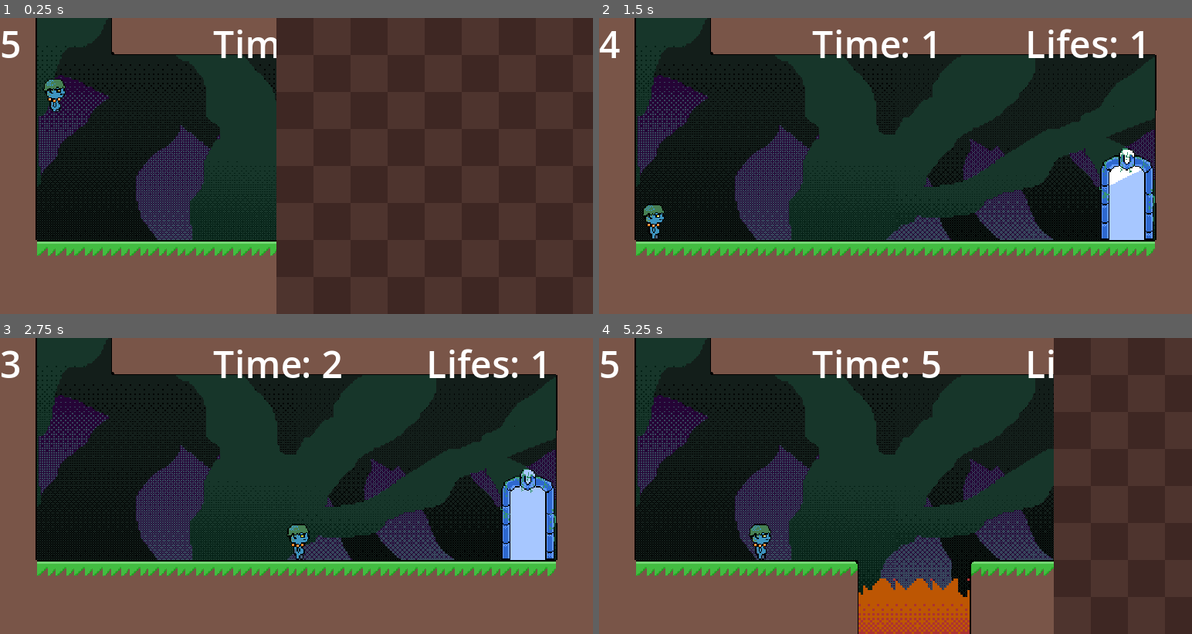
Above: before the commit, frames 1-4 (two rows, left to right).
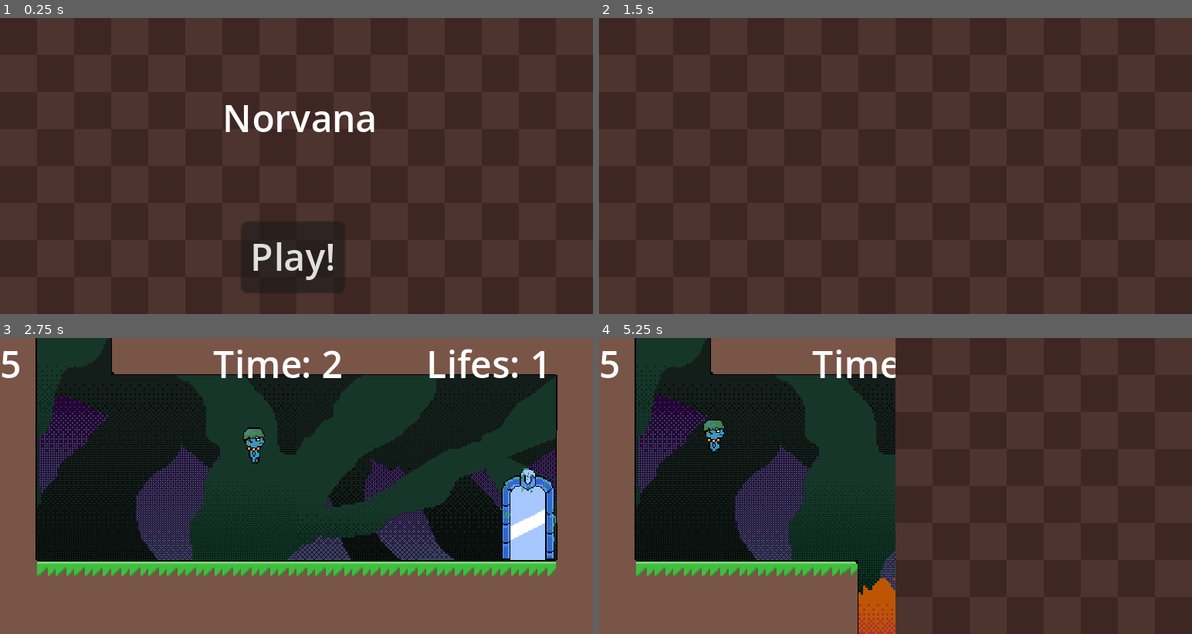
Above: after the commit, the same moments.

Repository: KeichiTS/Go-Godot-Jam-4
Game: Godot game, scene res://scenes/title_screen.tscn
Two runs of this game, one before a commit and one after it. Both use one fixed random seed, a clock stepped at 60 frames per second and the inputs below. Before the commit the project starts from res://scenes/Levels/level_1.tscn.
Inputs (mouse positions are in pixels of both pictures, inside the frame that each line leads up to):
- Up to frame 1 (0.25 s): no input
- Up to frame 2 (1.5 s): click (889, 257) at 0.5 s, where only the run after the commit has a clickable "Play!"; click (889, 257) at 1.25 s, where only the run after the commit has a clickable "Play!"
- Up to frame 3 (2.75 s): hold Right (ui_right) from 2.03 s (still down); tap E (carrying) at 2.1 s; tap Space (ui_jump) at 2.27, 2.3, 2.57 s
- Up to frame 4 (5.25 s): tap Space (ui_jump) at 2.85, 3.02, 3.32, 3.8, 4.52, 4.82, 5.1 s; tap E (carrying) at 3.05, 3.6, 4.35 s; release Right (ui_right) at 3.53 s; hold Left (ui_left) 3.53-4.28 s; tap Enter at 4.25 s; hold Right (ui_right) from 4.28 s (still down)

The runs differ from the first frame. In frame 1, 49% of the frame differs, in the area x 0-64%, y 0-100%; in frame 2, 100%, in the area x 0-100%, y 0-100%; in frame 3, 1.1%; in frame 4, 27%.
Error after the commit: Cannot call method 'change_scene_to_file' on a null value. (res://scripts/title_screen.gd:18)

Commit message:
sfx

Diff:
--- a/project.godot
+++ b/project.godot
@@ -11,7 +11,7 @@
 [application]
 
 config/name="Go Godot Jam #4"
-run/main_scene="res://scenes/Levels/Level_1.tscn"
+run/main_scene="res://scenes/title_screen.tscn"
 config/features=PackedStringArray("4.0", "GL Compatibility")
 config/icon="res://icon.svg"
 
--- a/scenes/Levels/level_20.tscn
+++ b/scenes/Levels/level_20.tscn
@@ -10,6 +10,21 @@
 [ext_resource type="PackedScene" uid="uid://bwnrfj0deacsq" path="res://scenes/arbalest.tscn" id="8_gf3gl"]
 [ext_resource type="PackedScene" uid="uid://dwx257vpuij3e" path="res://scenes/carrying_object.tscn" id="9_f8vpo"]
 [ext_resource type="Texture2D" uid="uid://bpp7wpp6nawep" path="res://assets/Background.png" id="10_w1fwt"]
+
+[sub_resource type="Animation" id="Animation_fymlb"]
+length = 0.001
+tracks/0/type = "value"
+tracks/0/imported = false
+tracks/0/enabled = true
+tracks/0/path = NodePath("Game_logo:position")
+tracks/0/interp = 1
+tracks/0/loop_wrap = true
+tracks/0/keys = {
+"times": PackedFloat32Array(0),
+"transitions": PackedFloat32Array(1),
+"update": 0,
+"values": [Vector2(-128, 64)]
+}
 
 [sub_resource type="Animation" id="Animation_4tgju"]
 resource_name = "event1"
@@ -25,21 +40,6 @@
 "transitions": PackedFloat32Array(1, 1),
 "update": 0,
 "values": [Vector2(128, 64), Vector2(384, 64)]
-}
-
-[sub_resource type="Animation" id="Animation_fymlb"]
-length = 0.001
-tracks/0/type = "value"
-tracks/0/imported = false
-tracks/0/enabled = true
-tracks/0/path = NodePath("Game_logo:position")
-tracks/0/interp = 1
-tracks/0/loop_wrap = true
-tracks/0/keys = {
-"times": PackedFloat32Array(0),
-"transitions": PackedFloat32Array(1),
-"update": 0,
-"values": [Vector2(-128, 64)]
 }
 
 [sub_resource type="Animation" id="Animation_kl0fg"]
--- a/scenes/altar.tscn
+++ b/scenes/altar.tscn
@@ -1,6 +1,7 @@
-[gd_scene load_steps=3 format=3 uid="uid://ehhd7hk2e4c1"]
+[gd_scene load_steps=4 format=3 uid="uid://ehhd7hk2e4c1"]
 
 [ext_resource type="Script" path="res://scripts/Altar.gd" id="1_fep1k"]
+[ext_resource type="AudioStream" uid="uid://cqkj2dwk1sj7a" path="res://sfx/Powerup.wav" id="2_thg5v"]
 
 [sub_resource type="RectangleShape2D" id="RectangleShape2D_qr244"]
 size = Vector2(16, 16)
@@ -21,5 +22,9 @@
 offset_bottom = 8.0
 color = Color(0.890196, 0.921569, 0, 1)
 
+[node name="Sfx" type="AudioStreamPlayer" parent="."]
+stream = ExtResource("2_thg5v")
+volume_db = -15.0
+
 [connection signal="area_entered" from="." to="." method="_on_area_entered"]
 [connection signal="body_entered" from="." to="." method="_on_body_entered"]
--- a/scenes/arbalest.tscn
+++ b/scenes/arbalest.tscn
@@ -1,7 +1,8 @@
-[gd_scene load_steps=4 format=3 uid="uid://bwnrfj0deacsq"]
+[gd_scene load_steps=5 format=3 uid="uid://bwnrfj0deacsq"]
 
 [ext_resource type="Script" path="res://scripts/arbalest.gd" id="1_kqaap"]
 [ext_resource type="Texture2D" uid="uid://5xbrco4ub3dj" path="res://assets/objects_sprites/Arbalest.png" id="2_yvb5t"]
+[ext_resource type="AudioStream" uid="uid://cl8bf0h1wombp" path="res://sfx/hit1.wav" id="3_gyqvy"]
 
 [sub_resource type="RectangleShape2D" id="RectangleShape2D_ip2jw"]
 size = Vector2(15, 4)
@@ -23,4 +24,7 @@
 [node name="Timer" type="Timer" parent="."]
 autostart = true
 
+[node name="Sfx" type="AudioStreamPlayer" parent="."]
+stream = ExtResource("3_gyqvy")
+
 [connection signal="timeout" from="Timer" to="." method="_on_timer_timeout"]
--- a/scenes/door.tscn
+++ b/scenes/door.tscn
@@ -1,7 +1,8 @@
-[gd_scene load_steps=12 format=3 uid="uid://ccw6jyqh30dmk"]
+[gd_scene load_steps=13 format=3 uid="uid://ccw6jyqh30dmk"]
 
 [ext_resource type="Script" path="res://scripts/door.gd" id="1_mdc7i"]
 [ext_resource type="Texture2D" uid="uid://clypp2kwu376w" path="res://assets/sprites_asepsprite/door.png" id="2_escv2"]
+[ext_resource type="AudioStream" uid="uid://bjhb02v4pvoah" path="res://sfx/blast.wav" id="3_v1u4q"]
 
 [sub_resource type="RectangleShape2D" id="RectangleShape2D_gj1hk"]
 size = Vector2(21, 61)
@@ -43,6 +44,18 @@
 "transitions": PackedFloat32Array(1),
 "update": 0,
 "values": [Vector2(0, -60)]
+}
+tracks/3/type = "value"
+tracks/3/imported = false
+tracks/3/enabled = true
+tracks/3/path = NodePath("Door/Sfx:playing")
+tracks/3/interp = 1
+tracks/3/loop_wrap = true
+tracks/3/keys = {
+"times": PackedFloat32Array(0),
+"transitions": PackedFloat32Array(1),
+"update": 1,
+"values": [false]
 }
 
 [sub_resource type="Animation" id="Animation_lc5i2"]
@@ -84,6 +97,18 @@
 "update": 0,
 "values": [Vector2(0, -121), Vector2(0, -62)]
 }
+tracks/3/type = "value"
+tracks/3/imported = false
+tracks/3/enabled = true
+tracks/3/path = NodePath("Door/Sfx:playing")
+tracks/3/interp = 1
+tracks/3/loop_wrap = true
+tracks/3/keys = {
+"times": PackedFloat32Array(0),
+"transitions": PackedFloat32Array(1),
+"update": 1,
+"values": [true]
+}
 
 [sub_resource type="Animation" id="Animation_pnv3u"]
 resource_name = "opening"
@@ -123,6 +148,18 @@
 "transitions": PackedFloat32Array(1, 1),
 "update": 0,
 "values": [Vector2(0, -60), Vector2(0, -121)]
+}
+tracks/3/type = "value"
+tracks/3/imported = false
+tracks/3/enabled = true
+tracks/3/path = NodePath("Door/Sfx:playing")
+tracks/3/interp = 1
+tracks/3/loop_wrap = true
+tracks/3/keys = {
+"times": PackedFloat32Array(0),
+"transitions": PackedFloat32Array(1),
+"update": 1,
+"values": [true]
 }
 
 [sub_resource type="AnimationLibrary" id="AnimationLibrary_68n1s"]
@@ -193,3 +230,6 @@
 frame_progress = 0.26688
 speed_scale = 0.986
 centered = false
+
+[node name="Sfx" type="AudioStreamPlayer" parent="."]
+stream = ExtResource("3_v1u4q")
--- /dev/null
+++ b/scenes/end_screen.tscn
@@ -0,0 +1,28 @@
+[gd_scene load_steps=3 format=3 uid="uid://bie1s6bg5rfmw"]
+
+[ext_resource type="Script" path="res://scripts/end_screen.gd" id="1_f60as"]
+[ext_resource type="Texture2D" uid="uid://bpp7wpp6nawep" path="res://assets/Background.png" id="2_w7sfm"]
+
+[node name="Title_screen" type="Node"]
+script = ExtResource("1_f60as")
+
+[node name="Background" type="Sprite2D" parent="."]
+position = Vector2(128, 64)
+texture = ExtResource("2_w7sfm")
+
+[node name="thks" type="Label" parent="."]
+offset_top = 32.0
+offset_right = 256.0
+offset_bottom = 58.0
+text = "Thanks for Playing!"
+horizontal_alignment = 1
+vertical_alignment = 1
+
+[node name="play_again" type="Button" parent="."]
+offset_left = 83.0
+offset_top = 88.0
+offset_right = 174.0
+offset_bottom = 119.0
+text = "Play again!"
+
+[connection signal="pressed" from="play_again" to="." method="_on_play_again_pressed"]
--- a/scenes/lava_ball.tscn
+++ b/scenes/lava_ball.tscn
@@ -1,6 +1,7 @@
-[gd_scene load_steps=6 format=3 uid="uid://c42ga5jvyv3qa"]
+[gd_scene load_steps=7 format=3 uid="uid://c42ga5jvyv3qa"]
 
 [ext_resource type="Script" path="res://scripts/Lava_ball.gd" id="1_fru7i"]
+[ext_resource type="AudioStream" uid="uid://yoxv0fn85d0g" path="res://sfx/echosplosion.wav" id="2_hy3va"]
 
 [sub_resource type="RectangleShape2D" id="RectangleShape2D_5wcsg"]
 size = Vector2(8, 8)
@@ -19,6 +20,18 @@
 "update": 0,
 "values": [Vector2(0, 0)]
 }
+tracks/1/type = "value"
+tracks/1/imported = false
+tracks/1/enabled = true
+tracks/1/path = NodePath("Sfx:playing")
+tracks/1/interp = 1
+tracks/1/loop_wrap = true
+tracks/1/keys = {
+"times": PackedFloat32Array(0),
+"transitions": PackedFloat32Array(1),
+"update": 1,
+"values": [false]
+}
 
 [sub_resource type="Animation" id="Animation_ytm57"]
 resource_name = "event"
@@ -35,6 +48,18 @@
 "transitions": PackedFloat32Array(1, 1, 1, 1),
 "update": 0,
 "values": [Vector2(0, 0), Vector2(0, -48), Vector2(0, -48), Vector2(0, 0)]
+}
+tracks/1/type = "value"
+tracks/1/imported = false
+tracks/1/enabled = true
+tracks/1/path = NodePath("Sfx:playing")
+tracks/1/interp = 1
+tracks/1/loop_wrap = true
+tracks/1/keys = {
+"times": PackedFloat32Array(0, 1),
+"transitions": PackedFloat32Array(1, 1),
+"update": 1,
+"values": [true, false]
 }
 
 [sub_resource type="AnimationLibrary" id="AnimationLibrary_2c28s"]
@@ -62,4 +87,8 @@
 "": SubResource("AnimationLibrary_2c28s")
 }
 
+[node name="Sfx" type="AudioStreamPlayer" parent="."]
+stream = ExtResource("2_hy3va")
+volume_db = -15.0
+
 [connection signal="body_entered" from="." to="." method="_on_body_entered"]
--- a/scenes/player.tscn
+++ b/scenes/player.tscn
@@ -1,8 +1,11 @@
-[gd_scene load_steps=12 format=3 uid="uid://b08edfre7tjm8"]
+[gd_scene load_steps=15 format=3 uid="uid://b08edfre7tjm8"]
 
 [ext_resource type="Script" path="res://scripts/Player.gd" id="1_mne0d"]
 [ext_resource type="Texture2D" uid="uid://dsiqup55ohuvo" path="res://assets/sprites_asepsprite/player.png" id="2_xh44d"]
 [ext_resource type="Texture2D" uid="uid://dylqvexldrpme" path="res://assets/sprites_asepsprite/player_carry.png" id="3_3jaf4"]
+[ext_resource type="AudioStream" uid="uid://d16h3hk4pcuik" path="res://sfx/jump.wav" id="4_pr4wm"]
+[ext_resource type="AudioStream" uid="uid://cldhswqyrmwfj" path="res://sfx/fail.wav" id="5_wnwq6"]
+[ext_resource type="AudioStream" uid="uid://dkw4l74dpymn8" path="res://sfx/collect2.wav" id="6_kqi5w"]
 
 [sub_resource type="RectangleShape2D" id="RectangleShape2D_1u7tt"]
 size = Vector2(7, 15)
@@ -62,10 +65,22 @@
 "update": 1,
 "values": [0]
 }
+tracks/2/type = "value"
+tracks/2/imported = false
+tracks/2/enabled = true
+tracks/2/path = NodePath("Sfx/die:playing")
+tracks/2/interp = 1
+tracks/2/loop_wrap = true
+tracks/2/keys = {
+"times": PackedFloat32Array(0),
+"transitions": PackedFloat32Array(1),
+"update": 1,
+"values": [false]
+}
 
 [sub_resource type="Animation" id="Animation_qwaik"]
 resource_name = "dying"
-length = 0.6
+length = 0.35
 tracks/0/type = "value"
 tracks/0/imported = false
 tracks/0/enabled = true
@@ -89,6 +104,18 @@
 "transitions": PackedFloat32Array(1, 1, 1, 1),
 "update": 1,
 "values": [0, 22, 21, 13]
+}
+tracks/2/type = "value"
+tracks/2/imported = false
+tracks/2/enabled = true
+tracks/2/path = NodePath("Sfx/die:playing")
+tracks/2/interp = 1
+tracks/2/loop_wrap = true
+tracks/2/keys = {
+"times": PackedFloat32Array(0),
+"transitions": PackedFloat32Array(1),
+"update": 1,
+"values": [true]
 }
 
 [sub_resource type="Animation" id="Animation_bxvqh"]
@@ -205,6 +232,17 @@
 offset_bottom = 26.0
 text = "5"
 
+[node name="Sfx" type="Node" parent="."]
+
+[node name="jump" type="AudioStreamPlayer" parent="Sfx"]
+stream = ExtResource("4_pr4wm")
+
+[node name="die" type="AudioStreamPlayer" parent="Sfx"]
+stream = ExtResource("5_wnwq6")
+
+[node name="item" type="AudioStreamPlayer" parent="Sfx"]
+stream = ExtResource("6_kqi5w")
+
 [connection signal="body_entered" from="item_detector" to="." method="_on_item_detector_body_entered"]
 [connection signal="body_exited" from="item_detector" to="." method="_on_item_detector_body_exited"]
 [connection signal="timeout" from="dead_timer" to="." method="_on_dead_timer_timeout"]
--- a/scenes/portal.tscn
+++ b/scenes/portal.tscn
@@ -1,7 +1,8 @@
-[gd_scene load_steps=11 format=3 uid="uid://b6ic17vdesssu"]
+[gd_scene load_steps=12 format=3 uid="uid://b6ic17vdesssu"]
 
 [ext_resource type="Script" path="res://scripts/portal.gd" id="1_81w1m"]
 [ext_resource type="Texture2D" uid="uid://cqko3r2bjtge5" path="res://assets/sprites_asepsprite/portal.png" id="2_ney00"]
+[ext_resource type="AudioStream" uid="uid://cp2nke36t43kg" path="res://sfx/compute.wav" id="3_h4u4n"]
 
 [sub_resource type="RectangleShape2D" id="RectangleShape2D_ua4w8"]
 size = Vector2(24, 40)
@@ -69,4 +70,7 @@
 "": SubResource("AnimationLibrary_hq21a")
 }
 
+[node name="Sfx" type="AudioStreamPlayer" parent="."]
+stream = ExtResource("3_h4u4n")
+
 [connection signal="body_entered" from="." to="." method="_on_body_entered"]
--- /dev/null
+++ b/scenes/title_screen.tscn
@@ -0,0 +1,95 @@
+[gd_scene load_steps=8 format=3 uid="uid://dbyhd656gfsxo"]
+
+[ext_resource type="Texture2D" uid="uid://bpp7wpp6nawep" path="res://assets/Background.png" id="1_jwoeb"]
+[ext_resource type="Script" path="res://scripts/title_screen.gd" id="1_pe2ft"]
+[ext_resource type="AudioStream" uid="uid://dup40w6o07ctu" path="res://sfx/collect5.wav" id="3_vxdn2"]
+
+[sub_resource type="Animation" id="Animation_fymlb"]
+length = 0.001
+tracks/0/type = "value"
+tracks/0/imported = false
+tracks/0/enabled = true
+tracks/0/path = NodePath("Game_logo:position")
+tracks/0/interp = 1
+tracks/0/loop_wrap = true
+tracks/0/keys = {
+"times": PackedFloat32Array(0),
+"transitions": PackedFloat32Array(1),
+"update": 0,
+"values": [Vector2(-128, 64)]
+}
+
+[sub_resource type="Animation" id="Animation_4tgju"]
+resource_name = "event1"
+length = 0.5
+tracks/0/type = "value"
+tracks/0/imported = false
+tracks/0/enabled = true
+tracks/0/path = NodePath("Game_logo:position")
+tracks/0/interp = 1
+tracks/0/loop_wrap = true
+tracks/0/keys = {
+"times": PackedFloat32Array(0, 0.5),
+"transitions": PackedFloat32Array(1, 1),
+"update": 0,
+"values": [Vector2(128, 64), Vector2(384, 64)]
+}
+
+[sub_resource type="Animation" id="Animation_kl0fg"]
+resource_name = "event2"
+length = 1.5
+tracks/0/type = "value"
+tracks/0/imported = false
+tracks/0/enabled = true
+tracks/0/path = NodePath("Game_logo:position")
+tracks/0/interp = 1
+tracks/0/loop_wrap = true
+tracks/0/keys = {
+"times": PackedFloat32Array(0, 0.5),
+"transitions": PackedFloat32Array(1, 1),
+"update": 0,
+"values": [Vector2(384, 64), Vector2(128, 64)]
+}
+
+[sub_resource type="AnimationLibrary" id="AnimationLibrary_qq7o3"]
+_data = {
+"RESET": SubResource("Animation_fymlb"),
+"event1": SubResource("Animation_4tgju"),
+"event2": SubResource("Animation_kl0fg")
+}
+
+[node name="Title_screen" type="Node"]
+script = ExtResource("1_pe2ft")
+
+[node name="Background" type="Sprite2D" parent="."]
+position = Vector2(128, 64)
+texture = ExtResource("1_jwoeb")
+
+[node name="Title" type="Label" parent="."]
+offset_left = 96.0
+offset_top = 32.0
+offset_right = 163.0
+offset_bottom = 58.0
+text = "Norvana"
+
+[node name="Play!" type="Button" parent="."]
+offset_left = 104.0
+offset_top = 88.0
+offset_right = 149.0
+offset_bottom = 119.0
+text = "Play!"
+
+[node name="Sfx" type="AudioStreamPlayer" parent="."]
+stream = ExtResource("3_vxdn2")
+
+[node name="Transition" type="AnimationPlayer" parent="."]
+libraries = {
+"": SubResource("AnimationLibrary_qq7o3")
+}
+
+[node name="Game_logo" type="Sprite2D" parent="."]
+z_index = 1
+position = Vector2(-128, 64)
+texture = ExtResource("1_jwoeb")
+
+[connection signal="pressed" from="Play!" to="." method="_on_play_pressed"]
--- a/scripts/Altar.gd
+++ b/scripts/Altar.gd
@@ -10,6 +10,7 @@
 		body._holding_status()
 
 	if body.is_in_group('objects'):
+		$Sfx.play()
 		opening = true
 		body.queue_free()
 		if get_parent().is_in_group('door'):
--- a/scripts/Player.gd
+++ b/scripts/Player.gd
@@ -22,6 +22,8 @@
 
 var time = 5
 
+var play_dead_sound = false
+
 func _ready():
 	$anim.play("idle")
 	$carrying_sprite.hide()
@@ -36,23 +38,25 @@
 	_restart_level()
 
 func _move(x):
-	if not is_on_floor():
-		move_status = on_air
-		velocity.y += gravity * x
-	else:
-		move_status = on_ground
+	if status != dead:
+		if not is_on_floor():
+			move_status = on_air
+			velocity.y += gravity * x
+		else:
+			move_status = on_ground
 
-	if status == alive:
-		if Input.is_action_just_pressed("ui_jump") and is_on_floor():
-			velocity.y = jump_velocity
+		if status == alive:
+			if Input.is_action_just_pressed("ui_jump") and is_on_floor():
+				$Sfx/jump.play()
+				velocity.y = jump_velocity
 
-		var direction = Input.get_axis("ui_left", "ui_right")
-		if direction:
-			velocity.x = direction * speed
-		else:
-			velocity.x = move_toward(velocity.x, 0, speed)
+			var direction = Input.get_axis("ui_left", "ui_right")
+			if direction:
+				velocity.x = direction * speed
+			else:
+				velocity.x = move_toward(velocity.x, 0, speed)
 
-	move_and_slide()
+		move_and_slide()
 
 func _chance_anim():
 	if status == alive:
@@ -73,9 +77,11 @@
 				$carrying_sprite.scale.x = -0.5
 
 func _die():
-	if status == dead:
+	if status == dead and play_dead_sound == false:
+		play_dead_sound = true
 		if get_parent().has_method("reload"):
 			$anim.play("dying")
+			await $anim.animation_finished
 			get_parent().reload()
 			var body = dead_body.instantiate()
 			body.global_position = global_position
@@ -90,10 +96,10 @@
 	if Input.is_action_just_pressed('restart'):
 		status = dead
 
-
 func _holding_status():
 	if can_hold and !is_holding:
 		if Input.is_action_just_pressed('carrying'):
+			$Sfx/item.play()
 			is_holding = true
 			$sprite.hide()
 			$carrying_sprite.show()
--- a/scripts/arbalest.gd
+++ b/scripts/arbalest.gd
@@ -11,6 +11,7 @@
 	$Timer.wait_time = time_to_shoot
 
 func _on_timer_timeout():
+	$Sfx.play()
 	var proj = projectile.instantiate()
 	proj.global_position = $muzzle.global_position
 	proj.to_the_left_to_the_left = to_the_left
--- a/scripts/door.gd
+++ b/scripts/door.gd
@@ -11,6 +11,7 @@
 		open_status = true
 
 	elif door_open == false and open_status == true :
+
 		$anim.play('closing')
 		await $anim.animation_finished
 		open_status = false
--- /dev/null
+++ b/scripts/end_screen.gd
@@ -0,0 +1,15 @@
+extends Node
+
+
+# Called when the node enters the scene tree for the first time.
+func _ready():
+	pass # Replace with function body.
+
+
+# Called every frame. 'delta' is the elapsed time since the previous frame.
+func _process(delta):
+	pass
+
+
+func _on_play_again_pressed():
+	get_tree().change_scene_to_file("res://scenes/title_screen.tscn")
--- a/scripts/portal.gd
+++ b/scripts/portal.gd
@@ -9,6 +9,7 @@
 
 func _on_body_entered(body):
 	if body.is_in_group('player'):
+		$Sfx.play()
 		body.queue_free()
 		match level:
 			0:
@@ -110,7 +111,7 @@
 				_play_anim()
 				$anim.play("event")
 				await $anim.animation_finished
-				get_tree().change_scene_to_file("res://scenes/Levels/level_1.tscn")
+				get_tree().change_scene_to_file("res://scenes/end_screen.tscn")
 
 func _play_anim():
 	get_parent().change_level()
--- /dev/null
+++ b/scripts/title_screen.gd
@@ -0,0 +1,18 @@
+extends Node
+
+
+# Called when the node enters the scene tree for the first time.
+func _ready():
+	pass # Replace with function body.
+
+
+# Called every frame. 'delta' is the elapsed time since the previous frame.
+func _process(delta):
+	pass
+
+
+func _on_play_pressed():
+	$Sfx.play()
+	$Transition.play("event2")
+	await $Transition.animation_finished
+	get_tree().change_scene_to_file("res://scenes/Levels/level_1.tscn")
Not shown, added: sfx/Powerup.wav.import
Not shown, added: sfx/blast.wav.import
Not shown, added: sfx/collect2.wav.import
Not shown, added: sfx/collect5.wav.import
Not shown, added: sfx/compute.wav.import
Not shown, added: sfx/echosplosion.wav.import
Not shown, added: sfx/fail.wav.import
Not shown, added: sfx/hit1.wav.import
Not shown, added: sfx/jump.wav.import
Not shown, added: sfx/laser4.wav.import
Not shown, added: sfx/Powerup.wav
Not shown, added: sfx/blast.wav
(and 8 more such lines)
